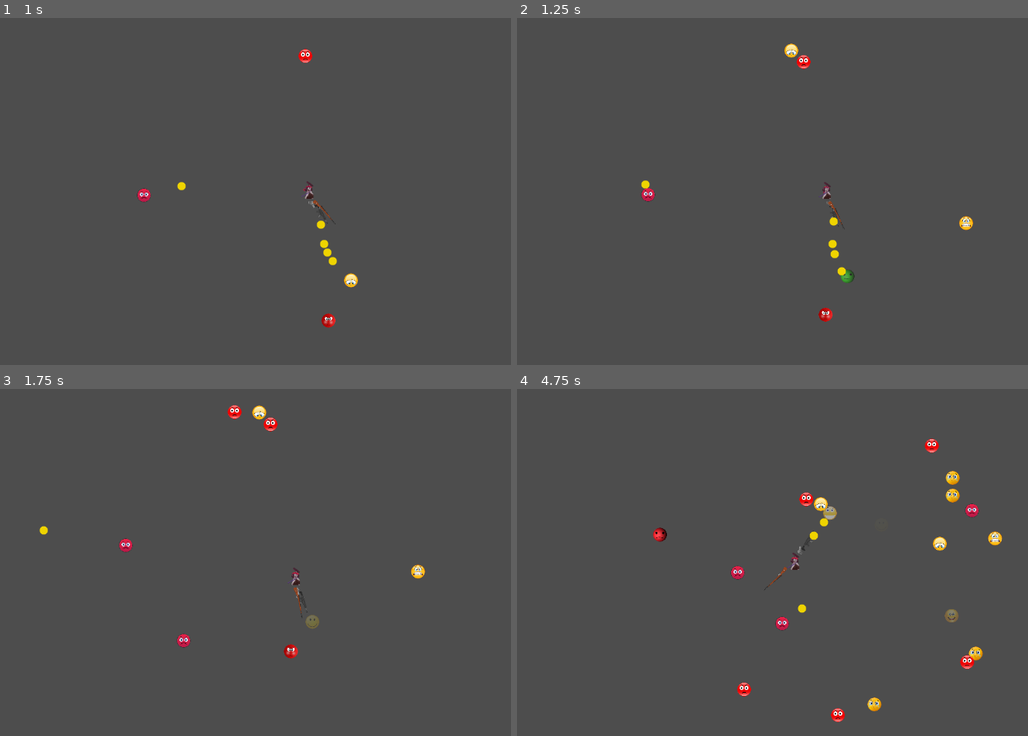
Above: before the commit, frames 1-4 (two rows, left to right).
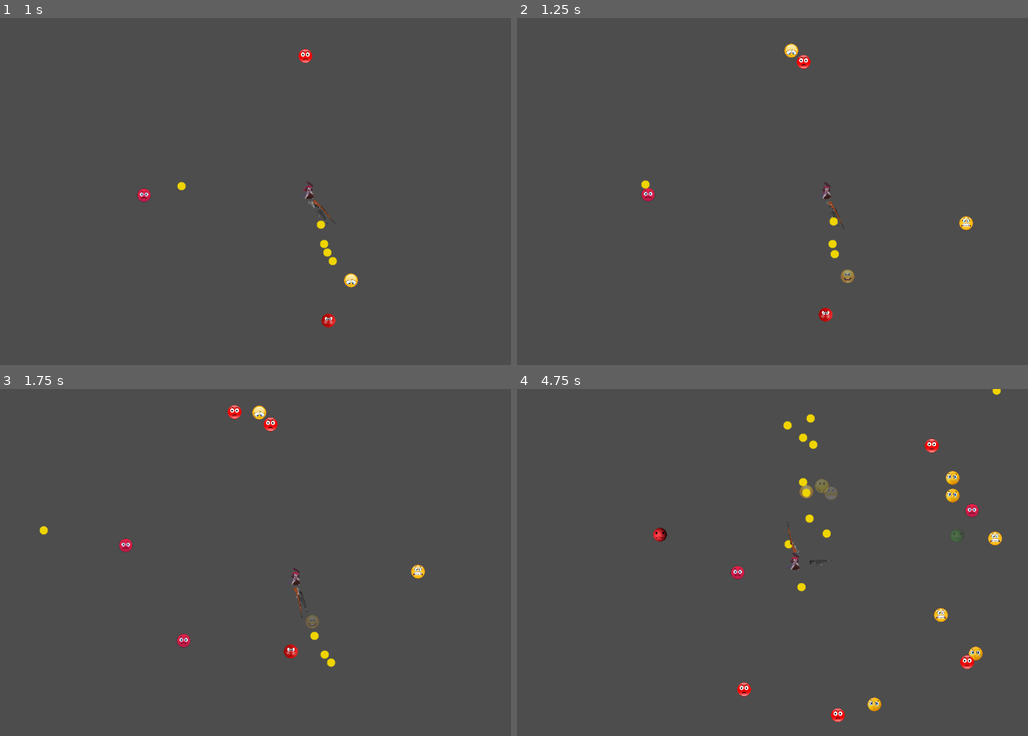
Above: after the commit, the same moments.

Repository: NemoDacremont/vampire_le_survivant
Game: Godot game, scene res://src/maps/first_map/map.tscn
Same seed, same stepped clock (60 frames per second), same inputs: the game is played once before the commit and once after it.
Inputs:
- Up to frame 1 (1 s): hold D (move_right) from 0.53 s (still down); tap K (fireball) at 0.6 s
- Up to frame 2 (1.25 s): keep holding D (move_right)
- Up to frame 3 (1.75 s): release D (move_right) at 1.28 s; hold S (move_down) from 1.28 s (still down); tap K (fireball) at 1.35 s
- Up to frame 4 (4.75 s): release S (move_down) at 2.03 s; hold D (move_right) 2.03-2.78 s; tap K (fireball) every 0.75 s from 2.1 to 4.35 s; hold W (move_up) 2.78-3.53 s; hold A (move_left) from 3.53 s (still down)

Frame 1 is identical in both runs. In frame 2, 0.1% of the frame differs, in the area x 62-67%, y 71-77%; in frame 3, 0.1%; in frame 4, 1.3%, in the area x 48-95%, y 0-70%.

Commit message:
less print and enemies are ignored when they die

Diff:
--- a/src/attacks/weapons/weapon.gd
+++ b/src/attacks/weapons/weapon.gd
@@ -33,7 +33,7 @@
 	_theta = _theta + w * delta
 
 	dir = Vector2(cos(_theta), sin(_theta)).normalized()
-	print(_theta)
+	#print(_theta)
 
 	position = _parent.position + pos_offset * dir
 	sprite_node.rotation = _theta
--- a/src/context.gd
+++ b/src/context.gd
@@ -31,7 +31,7 @@
 	for enemy in enemies:
 		dist = pos.distance_to(enemy.position)
 
-		if (dist < min_dist):
+		if (enemy.is_alive && dist < min_dist):
 			nearest = enemy
 			min_dist = dist
 
--- a/src/enemies/enemy.gd
+++ b/src/enemies/enemy.gd
@@ -11,7 +11,7 @@
 var _movement_direction: Vector2
 @onready var _sprite: Sprite2D = $Sprite
 
-var dead: bool = 0
+var is_alive: bool = true
 
 # var _velocity: Vector2
 
@@ -21,7 +21,7 @@
 
 
 func _physics_process(_delta) -> void:
-	if not dead:
+	if is_alive:
 		_movement_direction = _target.position - position
 		_movement_direction = _movement_direction.normalized()
 
--- a/src/enemies/little_enemy.gd
+++ b/src/enemies/little_enemy.gd
@@ -1,12 +1,15 @@
 extends Enemy
 
 var SPRITE_MAX_NUMBER: int = 8
+var areas: Array[CollisionShape2D] = [$enemy_collision, $AttackCollisionComponent/CollisionShape2D, $BodyCollisionComponent/body_collision]
 
 func init(target: Node2D) -> void:
 	super(target)
 	$Sprite.frame = randi() % SPRITE_MAX_NUMBER
 
 func _on_health_component_death():
-	dead = true
+	is_alive = false
+	for area in areas:
+		area.set_deferred("disabled", true)
 	$Sprite.frame = randi() % SPRITE_MAX_NUMBER + SPRITE_MAX_NUMBER
 	$AnimationPlayer.play("death")
--- a/src/maps/background.gd
+++ b/src/maps/background.gd
@@ -48,7 +48,7 @@
 				source = tilemap.get_cell_atlas_coords(z, tmp_pos)
 
 				if (sourceid >= 0):
-					print("Set: ", Vector2i(pos.x * tile_width + x, pos.y * tile_height), ", ", z, " ; ", sourceid)
+					#print("Set: ", Vector2i(pos.x * tile_width + x, pos.y * tile_height), ", ", z, " ; ", sourceid)
 					set_cell(z, Vector2i(pos.x * tile_width + x, pos.y * tile_height), sourceid)
 
 
